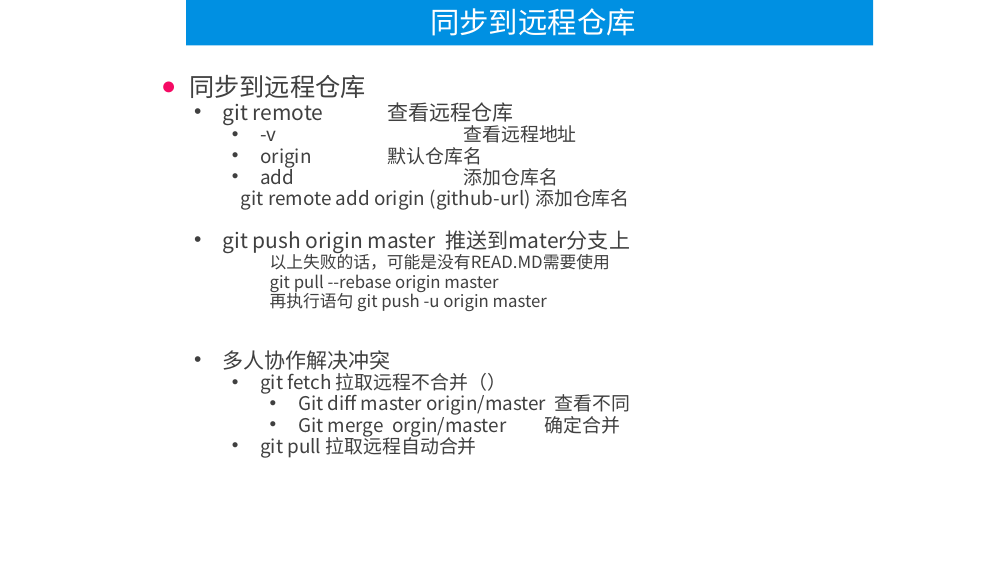
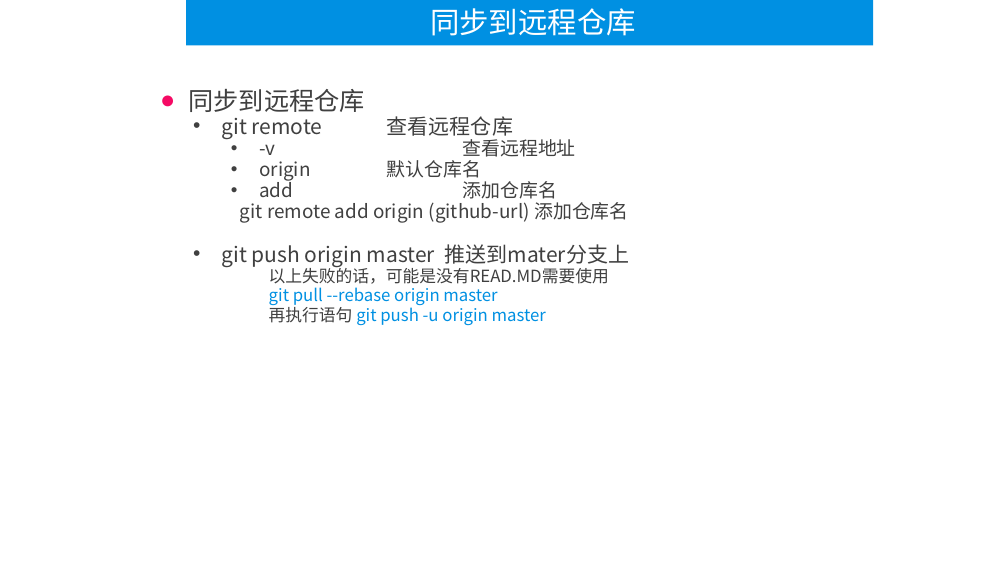
Before and after one commit to lixueiq911/github-note, a slide deck: slide 10 of 玩转git与github.pptx. Drawn at 1008x567 pixels with LibreOffice and Linux fonts; fonts in the diff are those of the drawing. Boxes give left, top, right and bottom in pixels: in the first picture for what was removed or moved away, otherwise in the second. Text is boxed around its words. In the diff, an @@ line names an element or a change of style, - is before the commit and + after.

Commit message:
2016/12/24 change-last

```diff
--- a/玩转git与github.pptx
+++ b/玩转git与github.pptx
@@ text "同步到远程仓库" moved from (x1=189, y1=75, x2=631, y2=458) to (x1=188, y1=89, x2=629, y2=326) @@
@@ text at (x1=269, y1=287, x2=546, y2=326): text colour #404040 to #0090E2 in "git pull --rebase origin master", "git push -u origin master" @@
@@ text at (x1=222, y1=350, x2=631, y2=458): paragraphs removed @@
-    • 多人协作解决冲突
-      • git fetch 拉取远程不合并（）
-        • Git diff master origin/master 查看不同
-        • Git merge orgin/master 确定合并
-      • git pull 拉取远程自动合并
```
Also in this commit, not shown: 2 slides added.
